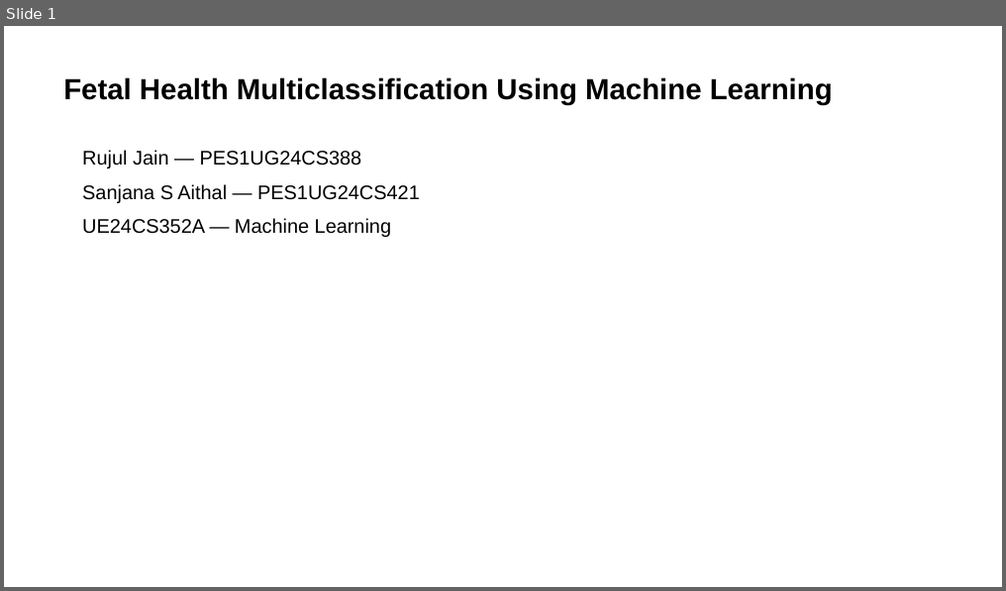
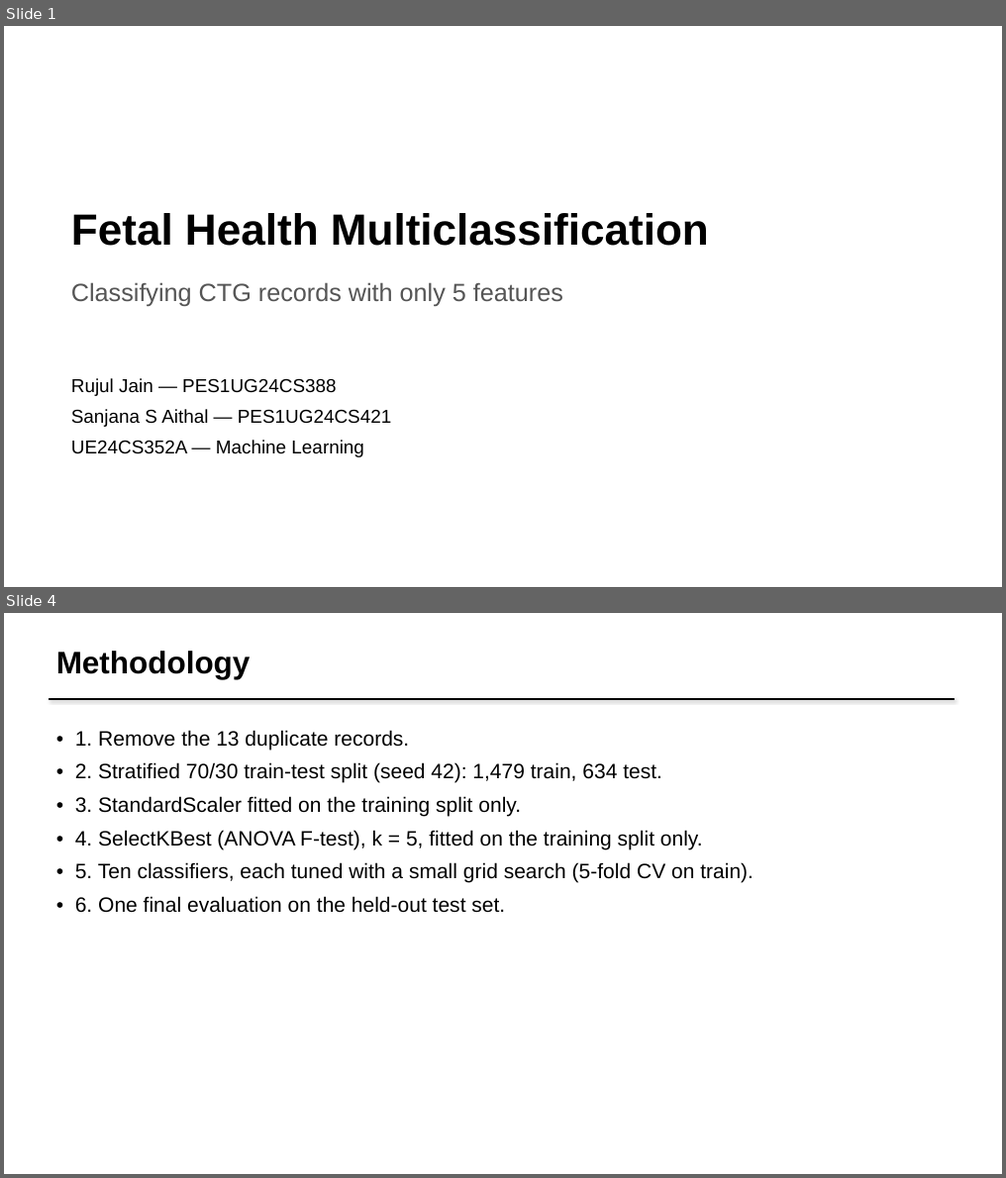
Before and after one commit to rujul-rj/Fetal-Health-Multiclassification, a slide deck: presentation/Fetal_Health_Multiclassification_Presentation.pptx. Shown one above the other, each under a label of ours: slide 1 before the commit, slides 1 and 4 after it; the slides between them are not shown. The pictures are 1006x591 and 1006x1178 pixels, drawn with LibreOffice and Linux fonts; fonts in the diff are those of the drawing. Boxes give left, top, right and bottom in pixels: in the first picture for what was removed or moved away, otherwise in the second. Text is boxed around its words. In the diff, an @@ line names an element or a change of style, - is before the commit and + after.

```diff
--- a/presentation/Fetal_Health_Multiclassification_Presentation.pptx
+++ b/presentation/Fetal_Health_Multiclassification_Presentation.pptx
@@ slide 4 added at (x1=4, y1=613, x2=1002, y2=1174), background #FFFFFF @@
@@ text added at (x1=56, y1=651, x2=251, y2=679), 30 pt, text #000000, bold @@
+Methodology
@@ line added from (49, 699) to (954, 699), #000000 2 pt @@
@@ text added at (x1=75, y1=730, x2=753, y2=913), 20 pt, text #000000 @@
+• 1. Remove the 13 duplicate records.
+• 2. Stratified 70/30 train-test split (seed 42): 1,479 train, 634 test.
+• 3. StandardScaler fitted on the training split only.
+• 4. SelectKBest (ANOVA F-test), k = 5, fitted on the training split only.
+• 5. Ten classifiers, each tuned with a small grid search (5-fold CV on train).
+• 6. One final evaluation on the held-out test set.
@@ slide 1 changed as well @@
@@ text at (x1=71, y1=213, x2=709, y2=246): text changed; size 28 to 42 pt @@
-Fetal Health Multiclassification Using Machine Learning
+Fetal Health Multiclassification
@@ text added at (x1=71, y1=282, x2=563, y2=306), 24 pt, text #555555 @@
+Classifying CTG records with only 5 features
@@ text "Rujul Jain — PES1UG24CS388" moved from (x1=82, y1=150, x2=420, y2=237) to (x1=71, y1=378, x2=391, y2=458) @@
@@ text "Rujul Jain — PES1UG24CS388" at (x1=71, y1=378, x2=391, y2=458): size 19 to 18 pt; less space between paragraphs @@
```
Also in this commit, not shown: 1 other slide changed, 8 other slides added, 8 slides removed, 35 other files.
